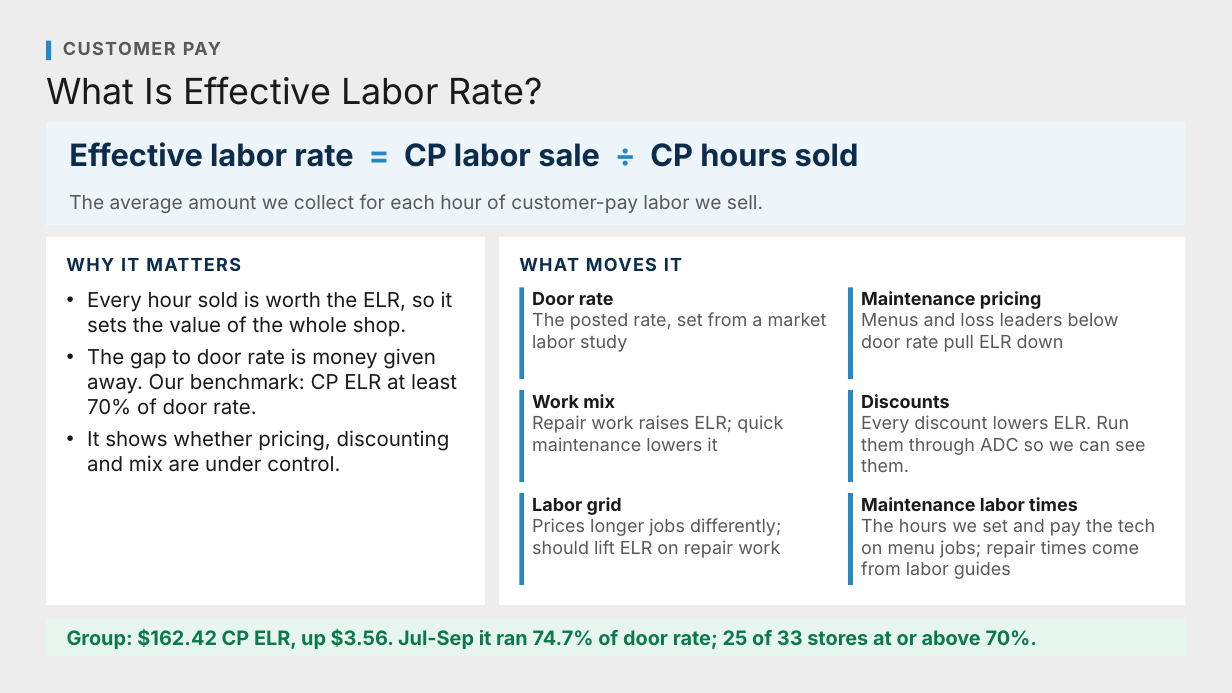
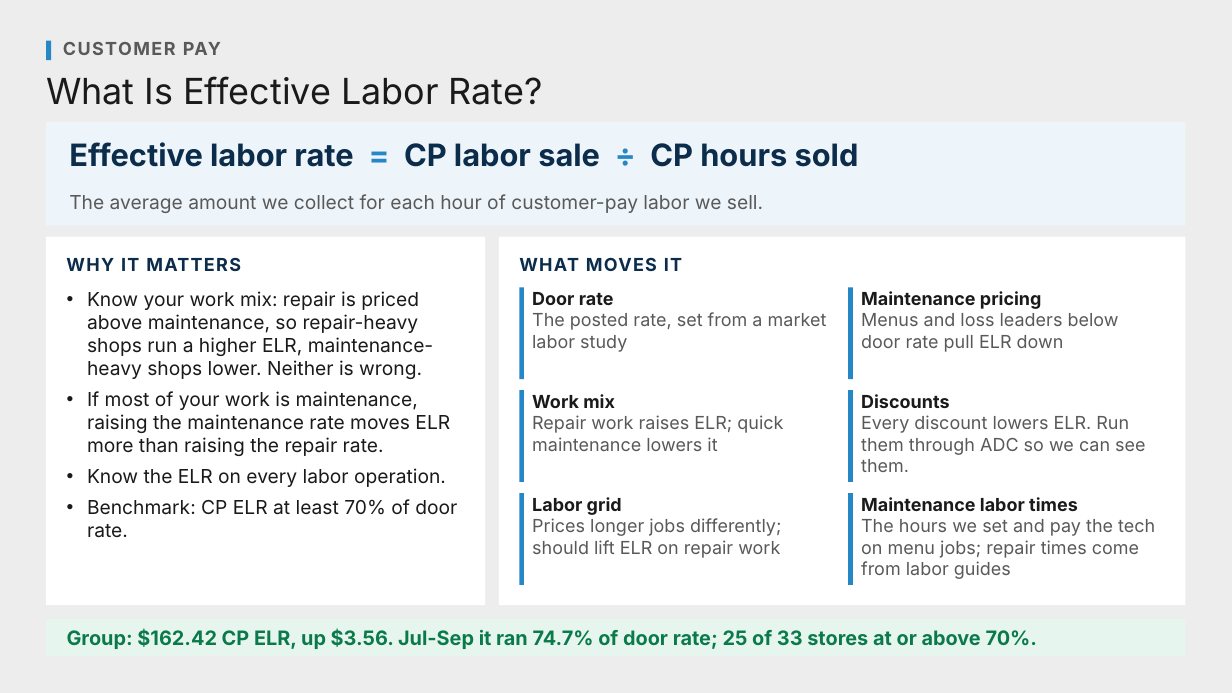
Before and after one commit to Ndresner/Noah, a slide deck: slide 3 of day2-deck/decks/Metric Explainers - Review.pptx. Drawn at 1232x693 pixels with LibreOffice and Linux fonts; fonts in the diff are those of the drawing. Boxes give left, top, right and bottom in pixels: in the first picture for what was removed or moved away, otherwise in the second. Text is boxed around its words. In the diff, an @@ line names an element or a change of style, - is before the commit and + after.

```diff
--- a/day2-deck/decks/Metric Explainers - Review.pptx
+++ b/day2-deck/decks/Metric Explainers - Review.pptx
@@ text at [87, 291, 457, 538]: text changed; size 16 to 15 pt @@
-• Every hour sold is worth the ELR, so it sets the value of the whole shop.
-• The gap to door rate is money given away. Our benchmark: CP ELR at least 70% of door rate.
-• It shows whether pricing, discounting and mix are under control.
+• Know your work mix: repair is priced above maintenance, so repair-heavy shops run a higher ELR, maintenance-heavy shops lower. Neither is wrong.
+• If most of your work is maintenance, raising the maintenance rate moves ELR more than raising the repair rate.
+• Know the ELR on every labor operation.
+• Benchmark: CP ELR at least 70% of door rate.
```
Also in this commit, not shown: 7 other files.
